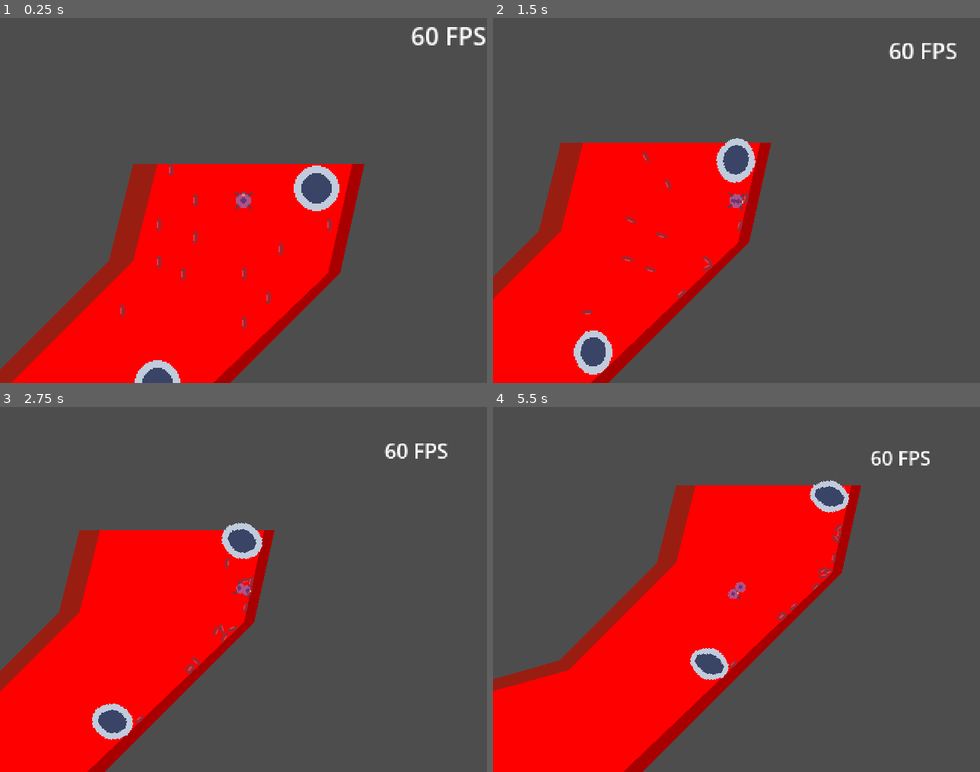
Above: before the commit, frames 1-4 (two rows, left to right).
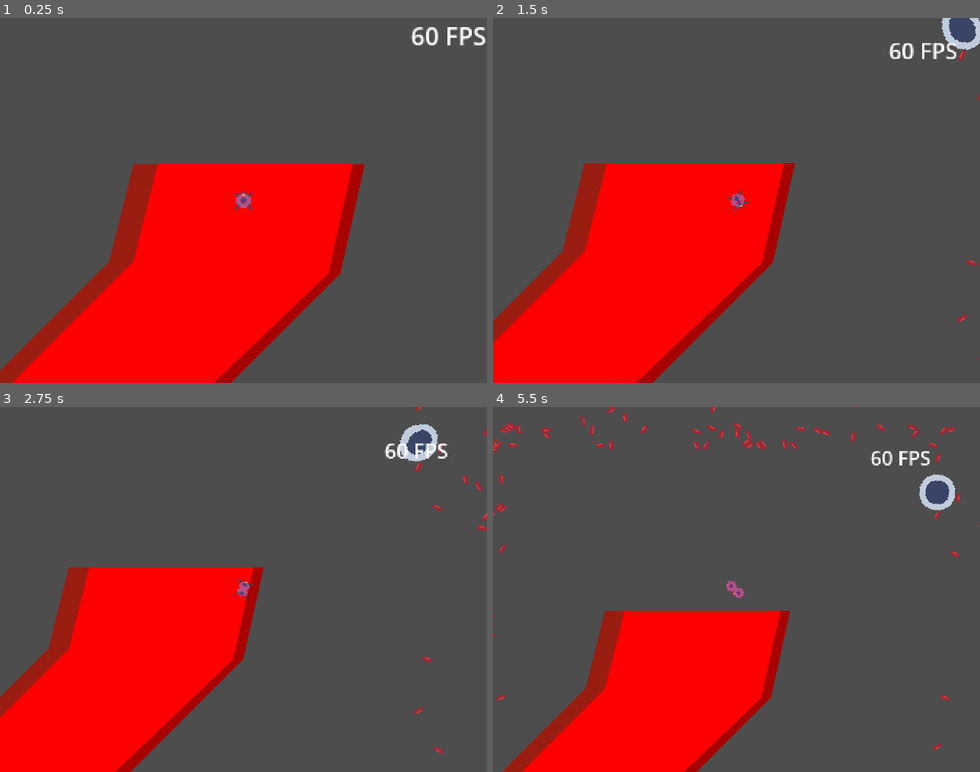
Above: after the commit, the same moments.

Repository: BertrandBordage/Bloody-Sarcoma
Game: Godot game, scene res://level_0.tscn
The game is run twice, just before and just after one commit, with the same random seed, the same clock (stepped at 60 frames per second) and the same inputs.
Inputs (mouse positions are in pixels of both pictures, inside the frame that each line leads up to):
- Up to frame 1 (0.25 s): no input
- Up to frame 2 (1.5 s): tap Enter (ui_accept) at 0.5, 0.77 s; move the mouse to (843, 182) at 0.52 s; hold Right (ui_right) 0.53-1.25 s; click (843, 182) at 0.67 s; drag from (639, 218) to (712, 273) at 1.27 s
- Up to frame 3 (2.75 s): move the mouse to (292, 509) at 2.02 s; hold Right (ui_right) from 2.03 s (still down)
- Up to frame 4 (5.5 s): release Right (ui_right) at 2.75 s; drag from (712, 662) to (590, 534) at 2.77 s; move the mouse to (882, 644) at 3.52 s; hold Left (ui_left) 3.53-4.25 s; tap Enter (ui_accept) at 3.77 s; drag from (590, 534) to (663, 498) at 4.27 s; move the mouse to (760, 589) at 5.02 s; hold Down (ui_down) from 5.03 s (still down); click (760, 589) at 5.17 s

The runs differ from the first frame. In frame 1, 1.9% of the frame differs, in the area x 0-75%, y 40-100%; in frame 2, 16%; in frame 3, 11%; in frame 4, 26%, in the area x 0-100%, y 0-100%.

Commit message:
Spawns blood cells automatically.

Diff:
--- a/CellCluster.gd
+++ b/CellCluster.gd
@@ -15,14 +15,8 @@
 var look_at: Vector2 = Vector2.UP
 
 
-func avg(values: Array):
-    return values.reduce(func (a, b): return a + b) / len(cells)
-
-
 func get_cells_average_position():
-    return avg(
-        cells.map(func (cell): return cell.position)
-    )
+    return Math.avg(cells.map(func (cell): return cell.position))
 
 
 func get_exponential_moving_average_position():
@@ -54,7 +48,6 @@
 func _physics_process(_delta):
     smoothed_position = get_exponential_moving_average_position()
     var average_position = get_cells_average_position()
-    var look_at_angle = 0 if look_at == Vector2.ZERO else look_at.angle() + PI / 2
     for cell in cells:
         var total_movement = movement_force + COHESION * (average_position - (position + cell.position))
         cell.apply_force(total_movement)
--- a/PlayableCellCluster.gd
+++ b/PlayableCellCluster.gd
@@ -1,12 +1,23 @@
 extends Node2D
 
-
+@export var spawnable_scenes: Array[PackedScene]
+@export var spawnable_probabilities: Array[float]
 const ACCELERATION = 1.0
 const ZOOM_SMOOTHING = 0.995  # 0 < and < 1.
-const MIN_ZOOM = Vector2(1.0, 1.0)
+const MIN_ZOOM = Vector2(0.5, 0.5)
 const MAX_ZOOM = Vector2(3.0, 3.0)
+const MAX_SPAWNED = 500
 @onready var initial_zoom = %Camera2D.zoom
 @onready var smoothed_zoom: Vector2 = initial_zoom
+
+
+func _process(delta):
+    if %Spawned.get_child_count() < MAX_SPAWNED:
+        %SpawnerPathFollow.progress_ratio = randf()
+        var spawned = Math.choice(spawnable_scenes, spawnable_probabilities).instantiate()
+        spawned.rotation = randf_range(-PI, PI)
+        %Spawned.add_child(spawned)
+        spawned.global_position = %SpawnerPathFollow.global_position
 
 
 func _physics_process(_delta):
@@ -27,3 +38,8 @@
             initial_zoom / (1.0 + %CellCluster.movement_force.length())).clamp(MIN_ZOOM, MAX_ZOOM)
     )
     %Camera2D.zoom = smoothed_zoom
+    %SpawningPath.scale = initial_zoom / smoothed_zoom
+
+
+func _on_loaded_area_body_exited(body):
+    body.queue_free()
--- /dev/null
+++ b/autoload/Math.gd
@@ -0,0 +1,21 @@
+extends Node
+
+
+func sum(values: Array):
+    return values.reduce(func (a, b): return a + b)
+
+
+func avg(values: Array):
+    return values.reduce(func (a, b): return a + b) / len(values)
+
+
+func choice(choices: Array, weights: Array[float]):
+    var total = sum(weights)
+    var ratios_points = weights.reduce(
+        func (accum, weight): return accum + [weight + sum(accum)],
+        [0],
+    ).map(func (weight): return weight / total)
+    var value = randf()
+    for i in range(choices.size()):
+        if value >= ratios_points[i] and value < ratios_points[i+1]:
+            return choices[i]
--- a/cell.tscn
+++ b/cell.tscn
@@ -1846,7 +1846,7 @@
 height = 10.0
 
 [node name="Cell" type="RigidBody2D"]
-mass = 0.01
+mass = 0.02
 physics_material_override = SubResource("PhysicsMaterial_x0u02")
 script = ExtResource("1_onwjd")
 
--- a/level_0.tscn
+++ b/level_0.tscn
@@ -1,9 +1,7 @@
-[gd_scene load_steps=6 format=3 uid="uid://blxa6cowlkfxu"]
+[gd_scene load_steps=4 format=3 uid="uid://blxa6cowlkfxu"]
 
 [ext_resource type="Script" path="res://level_0.gd" id="1_6mmf6"]
 [ext_resource type="PackedScene" uid="uid://dm0f3yccbu33i" path="res://blood_vessel.tscn" id="1_061b8"]
-[ext_resource type="PackedScene" uid="uid://cbkcwlw0kc3nk" path="res://lymphocyte.tscn" id="3_e17wh"]
-[ext_resource type="PackedScene" uid="uid://d4fbq3qboenqe" path="res://red_blood_cell.tscn" id="5_3x6tl"]
 [ext_resource type="PackedScene" uid="uid://11qi1e3xb58u" path="res://playable_cell_cluster.tscn" id="6_1ntlw"]
 
 [node name="Level0" type="Node2D"]
@@ -11,59 +9,5 @@
 
 [node name="BloodVessel" parent="." instance=ExtResource("1_061b8")]
 
-[node name="Lymphocyte" parent="." instance=ExtResource("3_e17wh")]
-position = Vector2(1064, 16)
-
-[node name="Lymphocyte2" parent="." instance=ExtResource("3_e17wh")]
-position = Vector2(792, 208)
-
-[node name="Lymphocyte3" parent="." instance=ExtResource("3_e17wh")]
-position = Vector2(344, 288)
-
-[node name="Lymphocyte4" parent="." instance=ExtResource("3_e17wh")]
-position = Vector2(160, 232)
-
-[node name="Lymphocyte5" parent="." instance=ExtResource("3_e17wh")]
-position = Vector2(592, 272)
-
-[node name="Lymphocyte6" parent="." instance=ExtResource("3_e17wh")]
-position = Vector2(960, 144)
-
 [node name="PlayableCellCluster" parent="." instance=ExtResource("6_1ntlw")]
 position = Vector2(1016, 24)
-
-[node name="RedBloodCell" parent="." instance=ExtResource("5_3x6tl")]
-position = Vector2(984, 24)
-
-[node name="RedBloodCell2" parent="." instance=ExtResource("5_3x6tl")]
-position = Vector2(968, 4)
-
-[node name="RedBloodCell3" parent="." instance=ExtResource("5_3x6tl")]
-position = Vector2(1072, 40)
-
-[node name="RedBloodCell4" parent="." instance=ExtResource("5_3x6tl")]
-position = Vector2(1040, 56)
-
-[node name="RedBloodCell5" parent="." instance=ExtResource("5_3x6tl")]
-position = Vector2(960, 64)
-
-[node name="RedBloodCell6" parent="." instance=ExtResource("5_3x6tl")]
-position = Vector2(960, 40)
-
-[node name="RedBloodCell7" parent="." instance=ExtResource("5_3x6tl")]
-position = Vector2(936, 96)
-
-[node name="RedBloodCell8" parent="." instance=ExtResource("5_3x6tl")]
-position = Vector2(984, 48)
-
-[node name="RedBloodCell9" parent="." instance=ExtResource("5_3x6tl")]
-position = Vector2(1032, 88)
-
-[node name="RedBloodCell10" parent="." instance=ExtResource("5_3x6tl")]
-position = Vector2(1016, 72)
-
-[node name="RedBloodCell11" parent="." instance=ExtResource("5_3x6tl")]
-position = Vector2(976, 72)
-
-[node name="RedBloodCell12" parent="." instance=ExtResource("5_3x6tl")]
-position = Vector2(1016, 104)
--- a/lymphocyte.tscn
+++ b/lymphocyte.tscn
@@ -141,7 +141,7 @@
 radius = 15.0
 
 [node name="Lymphocyte" type="RigidBody2D"]
-mass = 0.02
+mass = 0.05
 angular_damp = 1.0
 
 [node name="AnimationPlayer" type="AnimationPlayer" parent="."]
--- a/playable_cell_cluster.tscn
+++ b/playable_cell_cluster.tscn
@@ -1,13 +1,29 @@
-[gd_scene load_steps=4 format=3 uid="uid://11qi1e3xb58u"]
+[gd_scene load_steps=8 format=3 uid="uid://11qi1e3xb58u"]
 
 [ext_resource type="Script" path="res://PlayableCellCluster.gd" id="1_xxuoo"]
 [ext_resource type="PackedScene" uid="uid://coyr0uw66cmlm" path="res://cell_cluster.tscn" id="2_8edd7"]
+[ext_resource type="PackedScene" uid="uid://cbkcwlw0kc3nk" path="res://lymphocyte.tscn" id="2_g8sba"]
 [ext_resource type="PackedScene" uid="uid://dawsk28a6rcs6" path="res://fps.tscn" id="3_nwi2t"]
+[ext_resource type="PackedScene" uid="uid://d4fbq3qboenqe" path="res://red_blood_cell.tscn" id="3_yaxnn"]
+
+[sub_resource type="Curve2D" id="Curve2D_pckr6"]
+_data = {
+"points": PackedVector2Array(0, 0, 0, 0, -200, -160, 0, 0, 0, 0, 200, -160, 0, 0, 0, 0, 200, 160, 0, 0, 0, 0, -200, 160, 0, 0, 0, 0, -200, -160)
+}
+point_count = 5
+
+[sub_resource type="RectangleShape2D" id="RectangleShape2D_0i2i1"]
+size = Vector2(640, 480)
 
 [node name="PlayableCellCluster" type="Node2D"]
 script = ExtResource("1_xxuoo")
+spawnable_scenes = Array[PackedScene]([ExtResource("2_g8sba"), ExtResource("3_yaxnn")])
+spawnable_probabilities = Array[float]([1.0, 30.0])
 
 [node name="CellCluster" parent="." instance=ExtResource("2_8edd7")]
+unique_name_in_owner = true
+
+[node name="Spawned" type="Node2D" parent="."]
 unique_name_in_owner = true
 
 [node name="Camera2D" type="Camera2D" parent="."]
@@ -21,3 +37,18 @@
 offset_bottom = -96.0
 text = "?? FPS"
 horizontal_alignment = 2
+
+[node name="SpawningPath" type="Path2D" parent="Camera2D"]
+unique_name_in_owner = true
+curve = SubResource("Curve2D_pckr6")
+
+[node name="SpawnerPathFollow" type="PathFollow2D" parent="Camera2D/SpawningPath"]
+unique_name_in_owner = true
+position = Vector2(-200, -160)
+
+[node name="LoadedArea" type="Area2D" parent="Camera2D"]
+
+[node name="CollisionShape2D" type="CollisionShape2D" parent="Camera2D/LoadedArea"]
+shape = SubResource("RectangleShape2D_0i2i1")
+
+[connection signal="body_exited" from="Camera2D/LoadedArea" to="." method="_on_loaded_area_body_exited"]
--- a/project.godot
+++ b/project.godot
@@ -18,6 +18,7 @@
 [autoload]
 
 Heartbeat="*res://autoload/Heartbeat.gd"
+Math="*res://autoload/Math.gd"
 
 [display]
 
